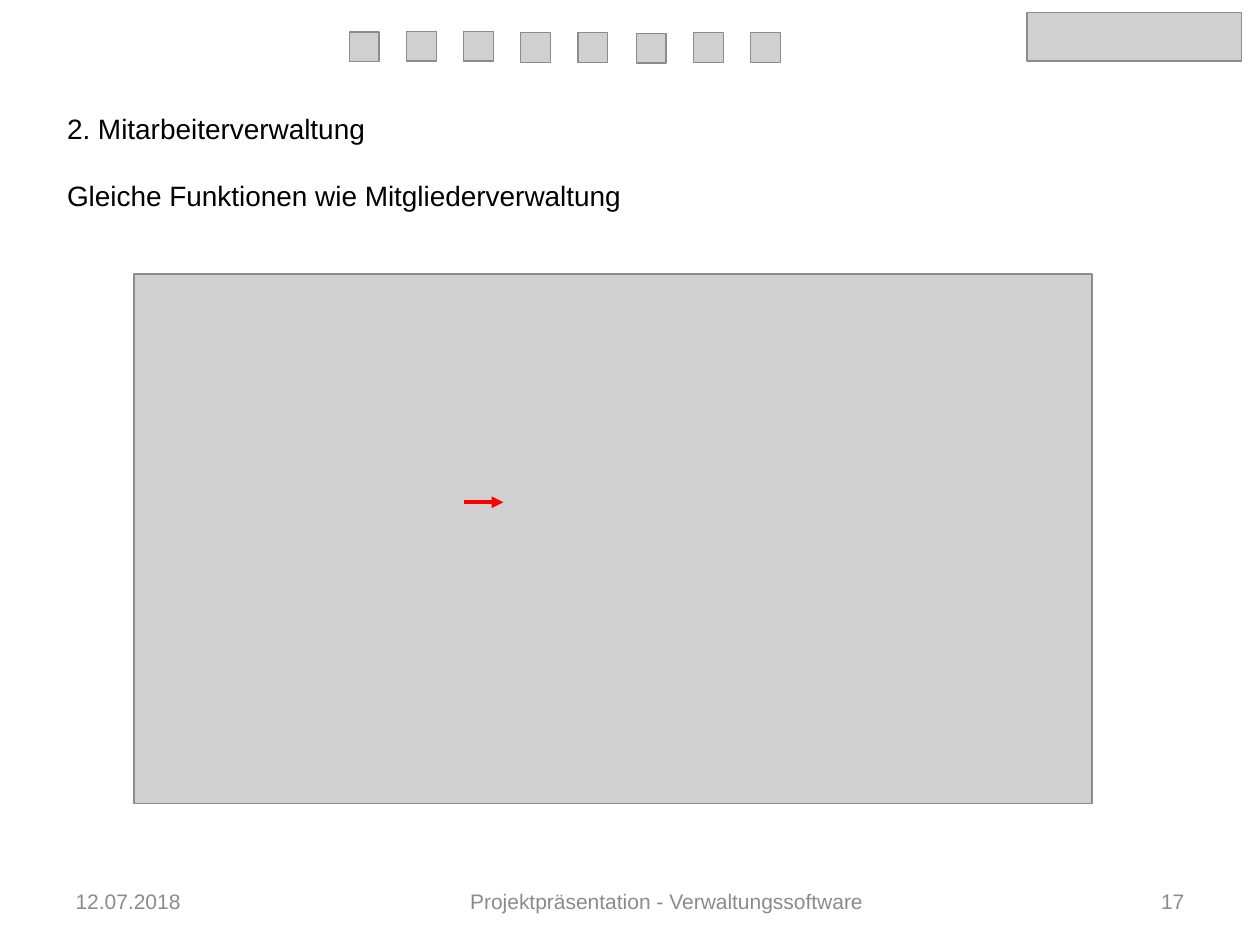
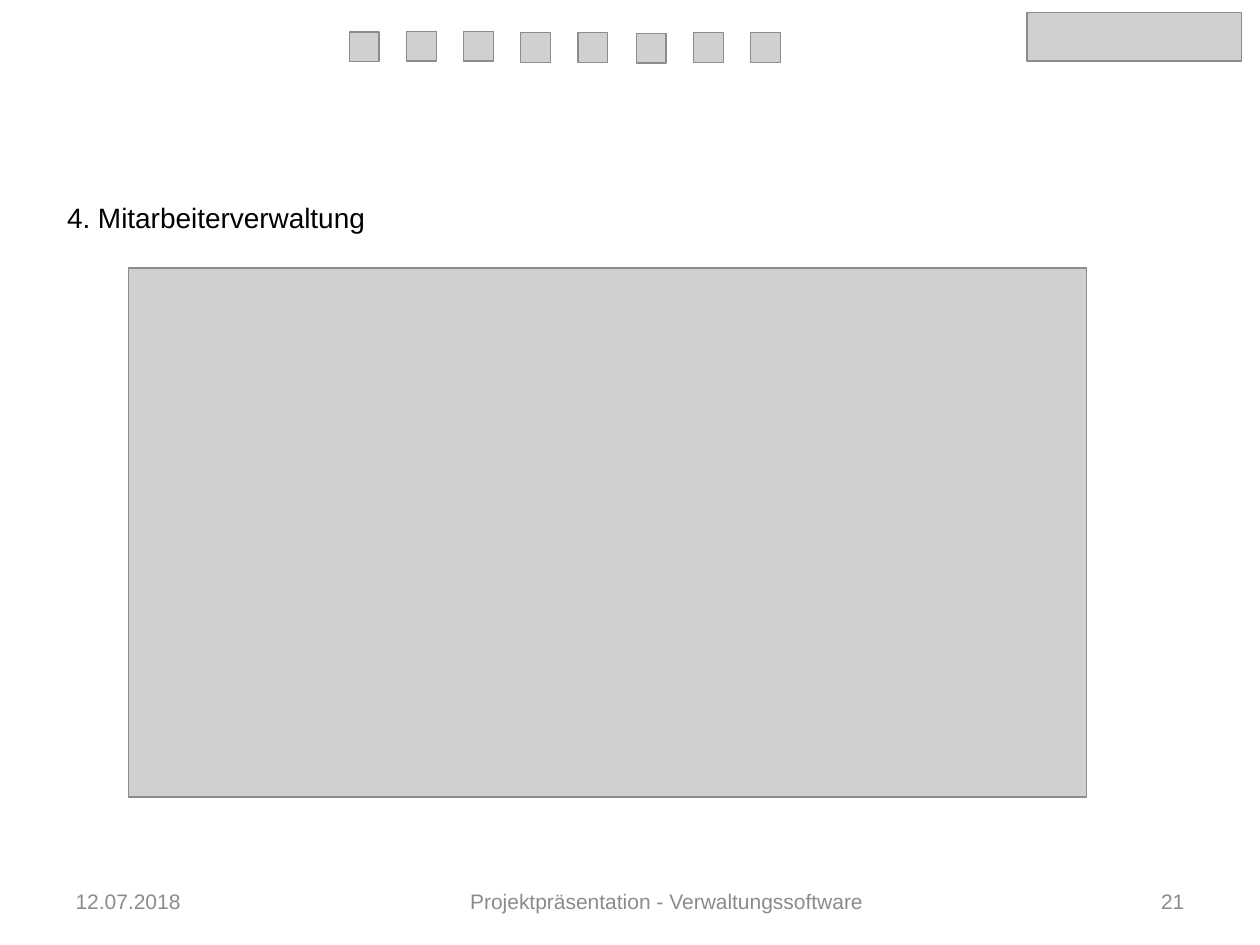
Before and after one commit to Verwaltungsprogramm/Fitnessstudio, a slide deck: slide 21 of Präsentation_FIT.pptx (slide 17 before the commit). Drawn at 1260x945 pixels with LibreOffice and Linux fonts; fonts in the diff are those of the drawing; grey boxes stand for pictures. Boxes give left, top, right and bottom in pixels: in the first picture for what was removed or moved away, otherwise in the second. Text is boxed around its words. In the diff, an @@ line names an element or a change of style, - is before the commit and + after.

```diff
--- a/Präsentation_FIT.pptx
+++ b/Präsentation_FIT.pptx
@@ text removed at box(67, 118, 621, 211) @@
-2. Mitarbeiterverwaltung
-Gleiche Funktionen wie Mitgliederverwaltung
@@ text added at box(67, 207, 365, 234), 16 pt, text #000000 @@
+4. Mitarbeiterverwaltung
@@ picture: place and size @@
-picture at box(134, 275, 1091, 804)
+picture at box(129, 268, 1086, 798)
@@ arrow removed from (464, 503) to (504, 503) @@
@@ page number at box(1161, 894, 1184, 909): text changed @@
-17
+21
```
Also in this commit, not shown: 13 other slides changed, 11 slides added.
